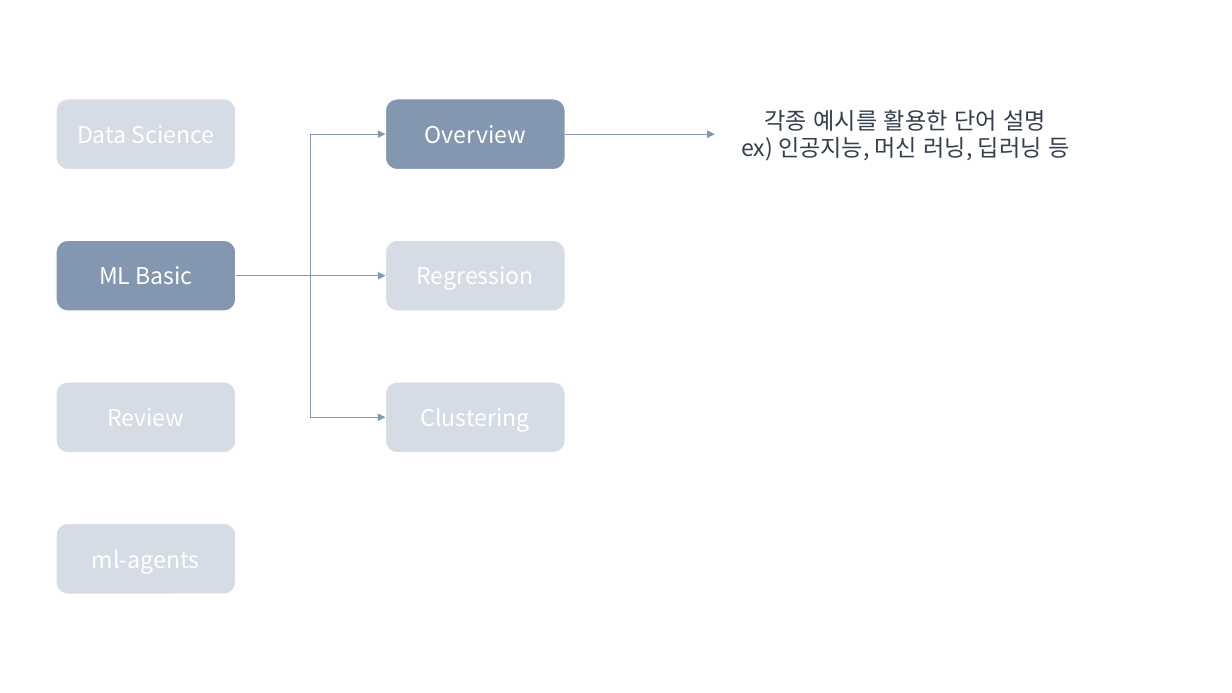
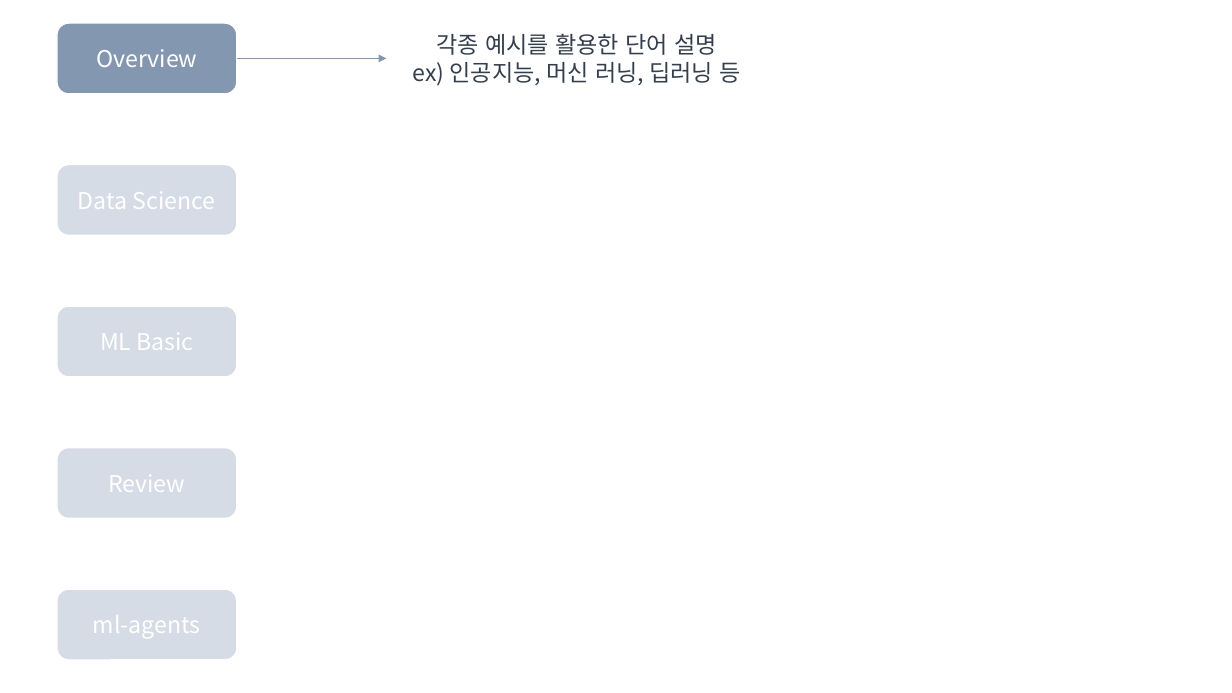
Before and after one commit to Linejin/ai_study, a slide deck: slide 2 of planning/AI seminar.pptx (slide 4 before the commit). Drawn at 1232x693 pixels with LibreOffice and Linux fonts; fonts in the diff are those of the drawing. Boxes give left, top, right and bottom in pixels: in the first picture for what was removed or moved away, otherwise in the second. Text is boxed around its words. In the diff, an @@ line names an element or a change of style, - is before the commit and + after.

```diff
--- a/planning/AI seminar.pptx
+++ b/planning/AI seminar.pptx
@@ rounded rectangle "Overview": place and size @@
-rounded rectangle "Overview" at box(385, 99, 566, 170)
+rounded rectangle "Overview" at box(57, 23, 238, 94)
@@ text "각종 예시를 활용한 단어 설명 ...": place and size @@
-text "각종 예시를 활용한 단어 설명 ..." at box(741, 109, 1069, 161)
+text "각종 예시를 활용한 단어 설명 ..." at box(413, 33, 741, 86)
@@ elbow arrow moved from (236, 275) - (385, 275) to (237, 58) - (386, 58) @@
@@ elbow arrow removed from (236, 275) to (385, 134) @@
@@ elbow arrow removed from (566, 134) to (715, 134) @@
@@ rounded rectangle removed at box(385, 240, 566, 311) @@
-Regression
@@ elbow arrow removed from (236, 275) to (385, 418) @@
@@ rounded rectangle "ML Basic" at box(57, 306, 238, 377): fill #8497B0 to #D6DCE5 @@
@@ rounded rectangle removed at box(385, 382, 566, 453) @@
-Clustering
@@ 4 rounded rectangles: place and size @@
-4 rounded rectangles at box(56, 99, 237, 594)
+4 rounded rectangles at box(57, 165, 238, 661)
```
Also in this commit, not shown: 14 other slides changed, 11 slides added, 6 slides removed.
